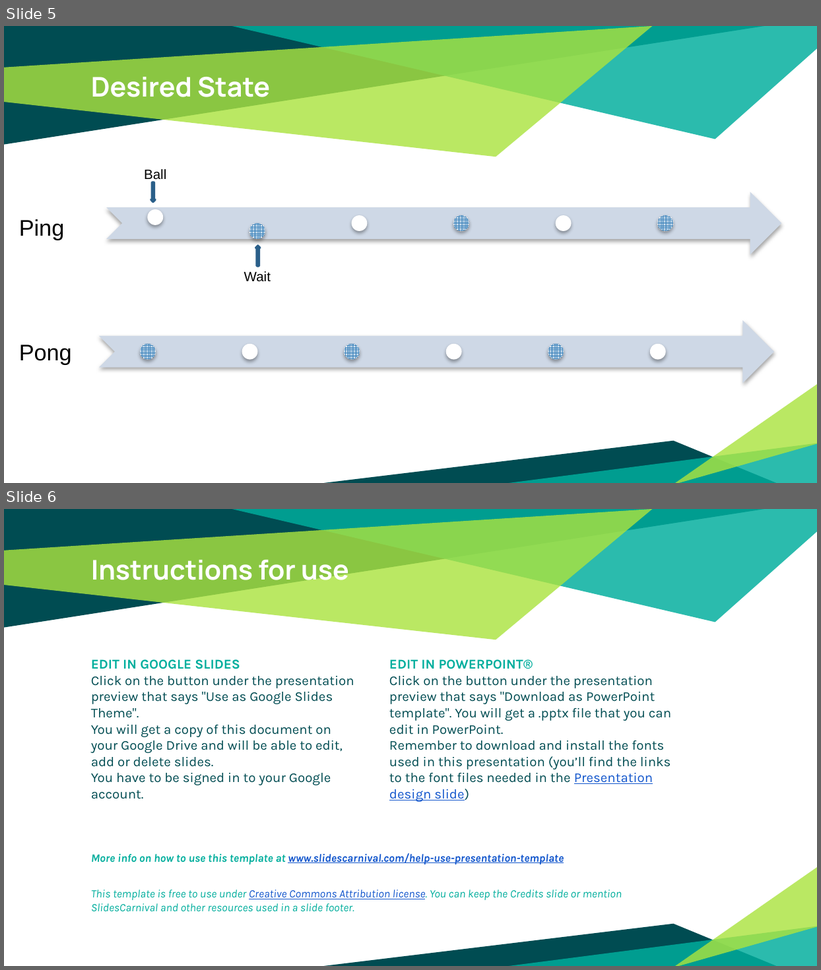
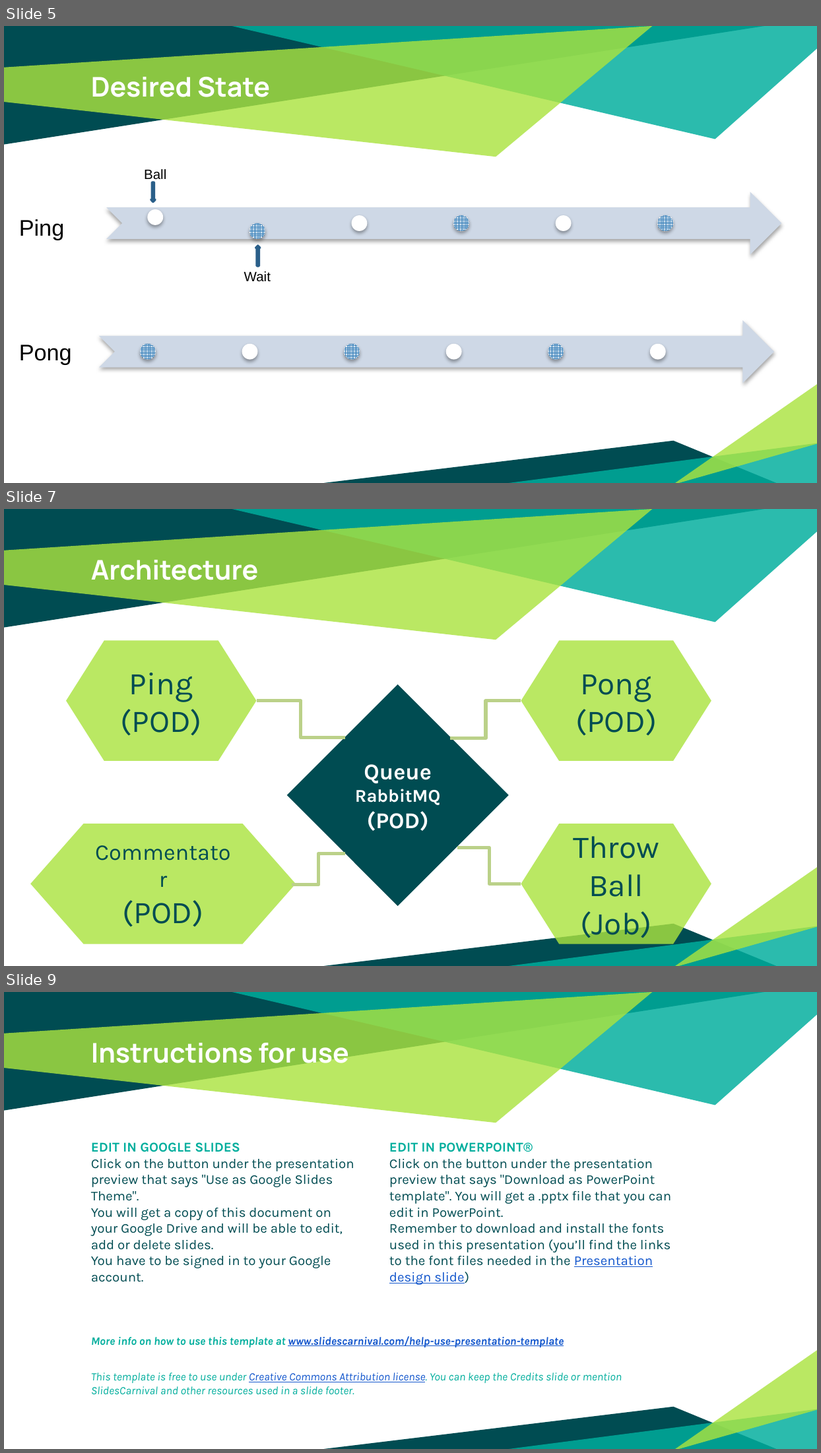
Before and after one commit to patrocinio/chaos-monkey-playing-ping-pong, a slide deck: Presentation/Bootcamp.pptx. Shown one above the other, each under a label of ours: slides 5 and 6 before the commit, slides 5, 7 and 9 after it; the slides between them are not shown. The pictures are 821x970 and 821x1453 pixels, drawn with LibreOffice and Linux fonts; fonts in the diff are those of the drawing. Boxes give left, top, right and bottom in pixels: in the first picture for what was removed or moved away, otherwise in the second. Text is boxed around its words. In the diff, an @@ line names an element or a change of style, - is before the commit and + after.

```diff
--- a/Presentation/Bootcamp.pptx
+++ b/Presentation/Bootcamp.pptx
@@ slide 7 added at (x1=4, y1=509, x2=817, y2=966), background #FFFFFF; not listed: 6 template elements that a slide beside it also shows @@
@@ title added at (x1=91, y1=560, x2=259, y2=580), 24 pt, text #FFFFFF, bold @@
+Architecture
@@ flow chart preparation added at (x1=66, y1=641, x2=256, y2=761), fill #ABE33F at 81% opacity, 28 pt, text #004C52 @@
+Ping
+(POD)
@@ flow chart preparation added at (x1=521, y1=641, x2=712, y2=761), fill #ABE33F at 81% opacity, 28 pt, text #004C52 @@
+Pong
+(POD)
@@ diamond added at (x1=287, y1=685, x2=509, y2=906), fill #004C52, 20 pt, text #FFFFFF, bold @@
+Queue
+RabbitMQ
+(POD)
@@ elbow line added from (256, 701) to (345, 738), #BBD189 3 pt @@
@@ elbow line added from (450, 738) to (521, 701), #BBD189 3 pt @@
@@ flow chart preparation added at (x1=31, y1=824, x2=296, y2=944), fill #ABE33F at 81% opacity, 20 pt, text #004C52 @@
+Commentator
+(POD)
@@ flow chart preparation added at (x1=521, y1=824, x2=712, y2=944), fill #ABE33F at 81% opacity, 28 pt, text #004C52 @@
+Throw Ball
+(Job)
@@ elbow line added from (292, 885) to (345, 854), #BBD189 3 pt @@
@@ elbow line added from (457, 848) to (521, 884), #BBD189 3 pt @@
@@ what was slide 6 is now slide 9 @@
```
Also in this commit, not shown: 1 slide changed, 2 other slides added.
